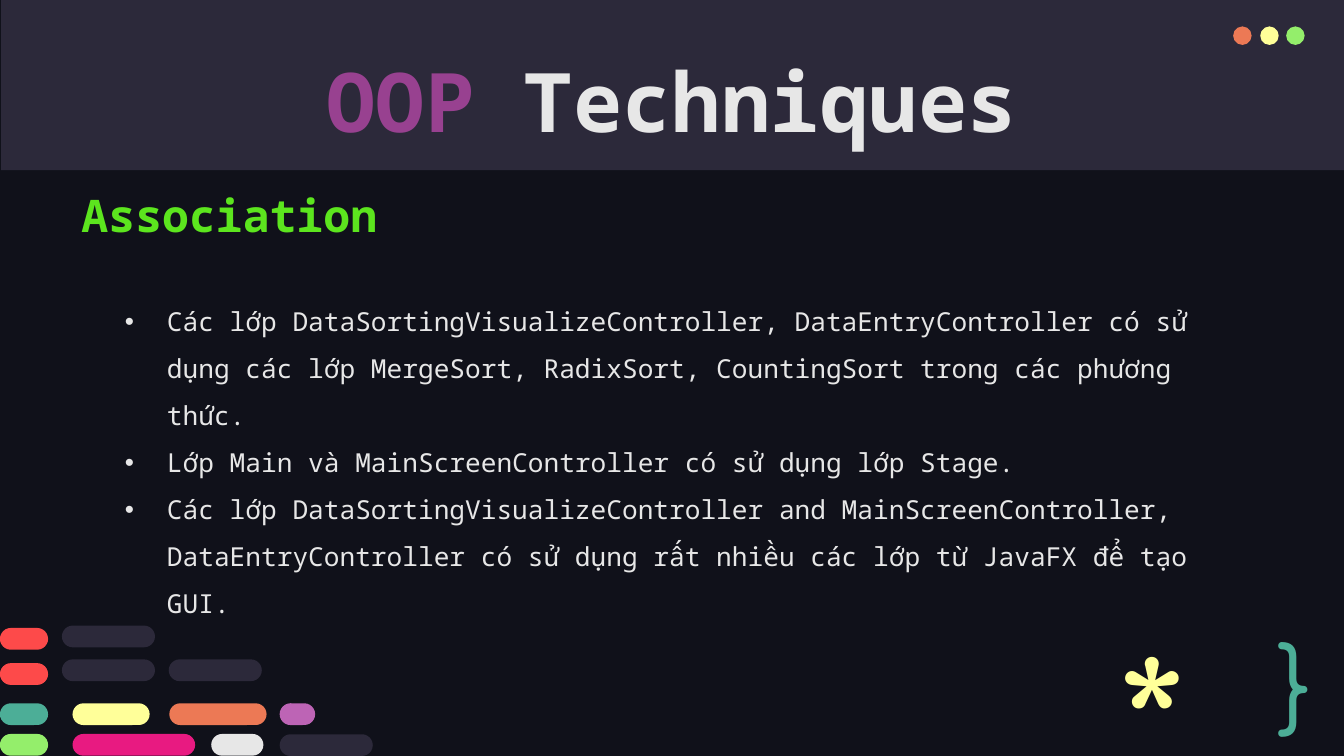
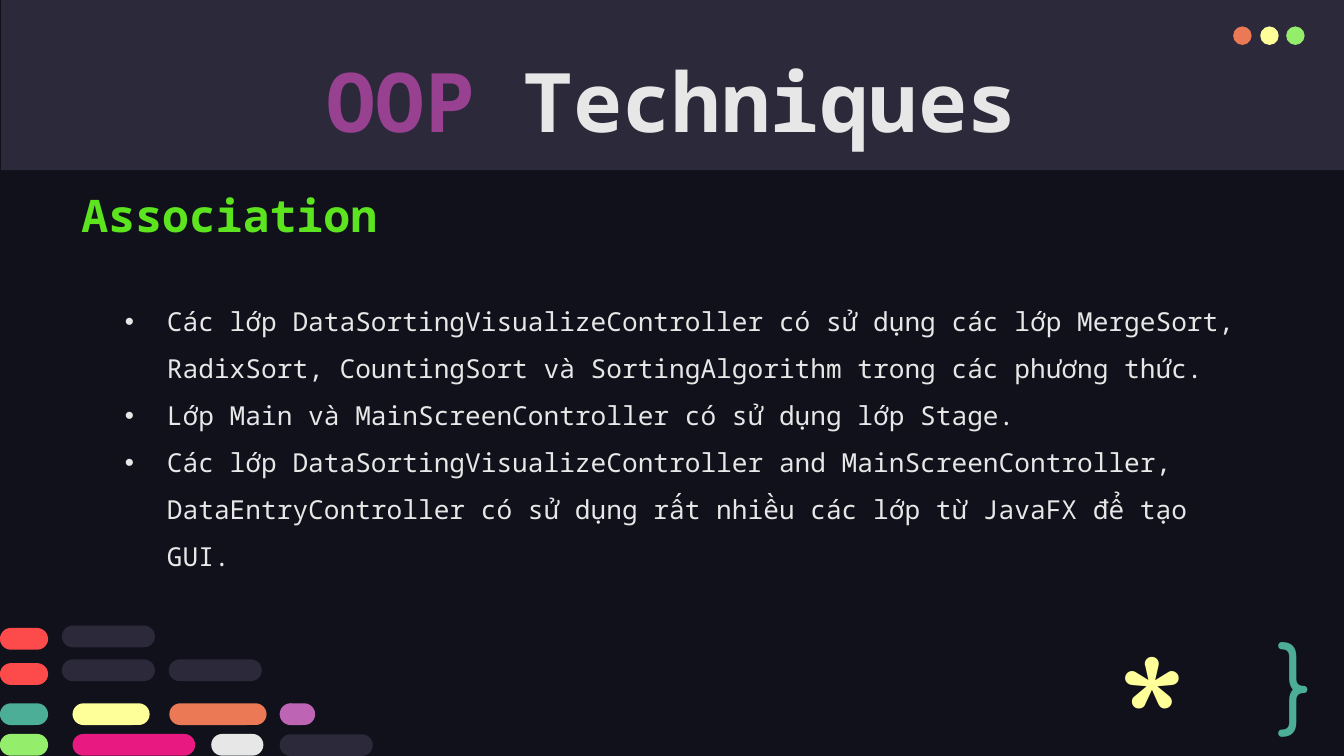
Before and after one commit to ghostoninternet/OOLT.VN.20231-26, a slide deck: slide 11 of presentation/Presentation-OOP-Team26.pptx. Drawn at 1344x756 pixels with LibreOffice and Linux fonts; fonts in the diff are those of the drawing. Boxes give left, top, right and bottom in pixels: in the first picture for what was removed or moved away, otherwise in the second. Text is boxed around its words. In the diff, an @@ line names an element or a change of style, - is before the commit and + after.

```diff
--- a/presentation/Presentation-OOP-Team26.pptx
+++ b/presentation/Presentation-OOP-Team26.pptx
@@ subtitle at (167,309,1234,385): text changed @@
-• Các lớp DataSortingVisualizeController, DataEntryController có sử dụng các lớp MergeSort, RadixSort, CountingSort trong các phương thức.
+• Các lớp DataSortingVisualizeController có sử dụng các lớp MergeSort, RadixSort, CountingSort và SortingAlgorithm trong các phương thức.
```
Also in this commit, not shown: 1 other slide changed, 16 other files.
